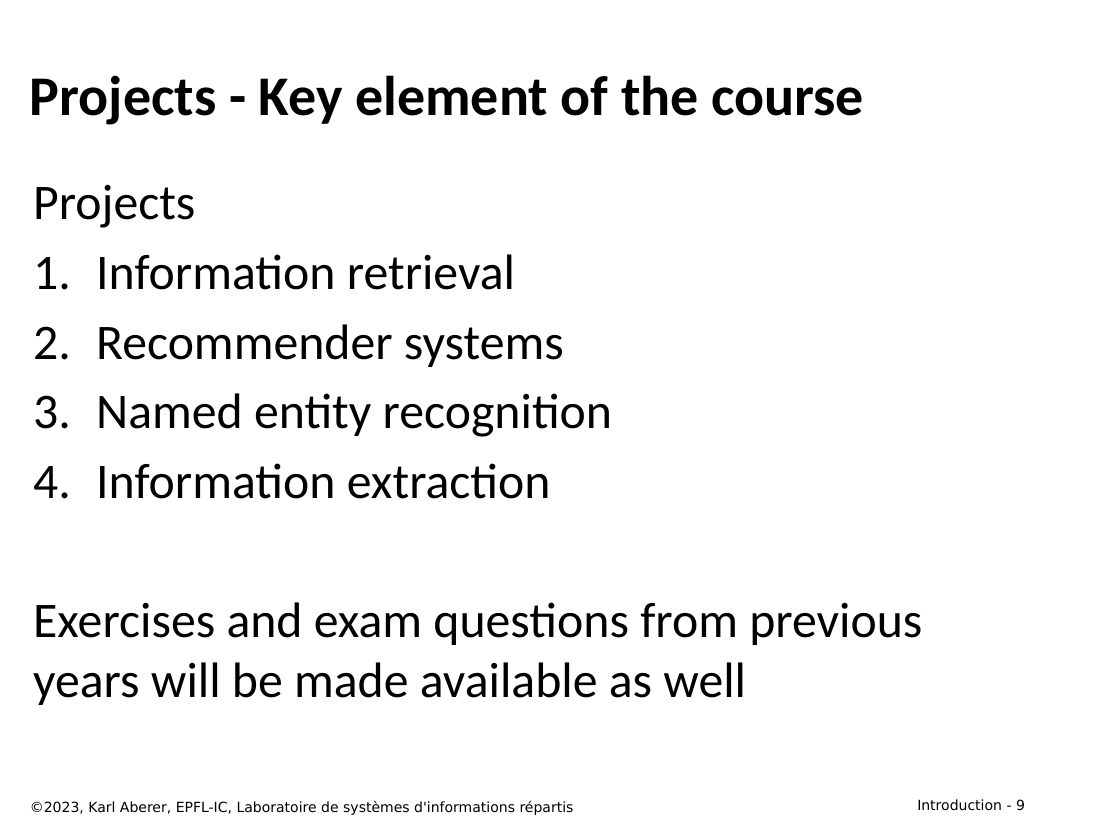
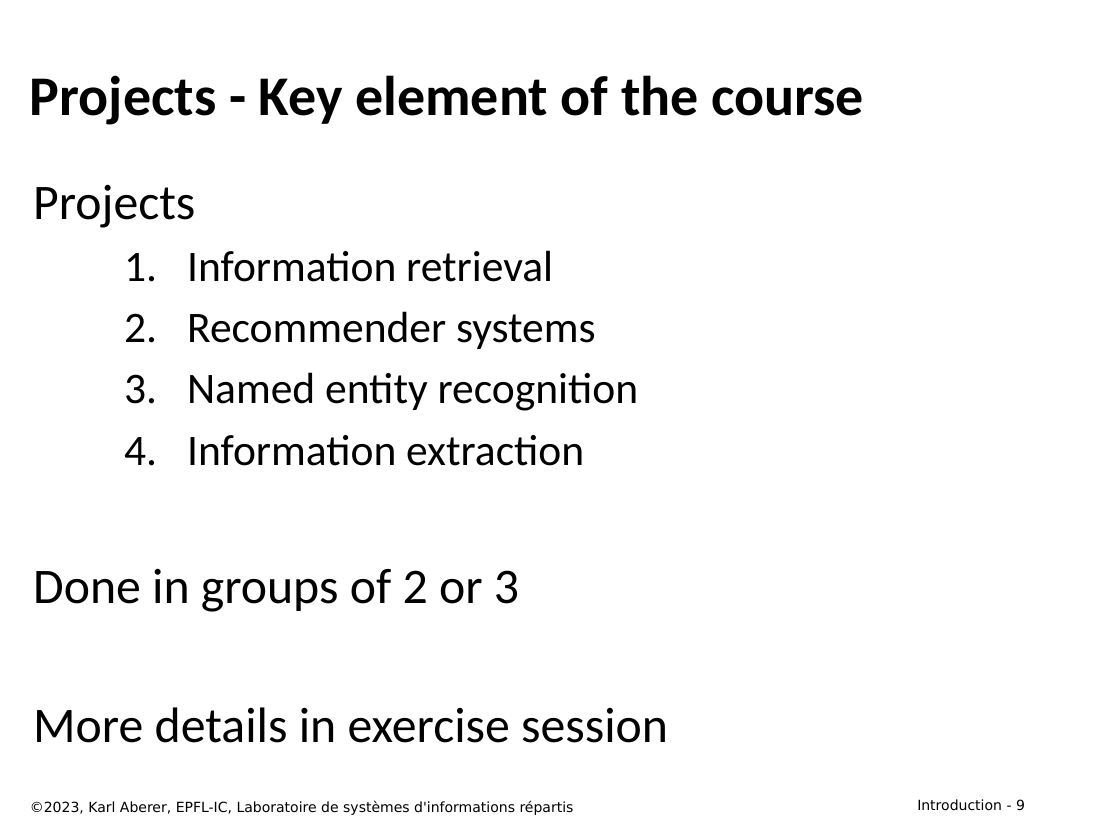
Before and after one commit to LSIR/DIS, a slide deck: slide 9 of Lectures/week 1/week 1 - Course Information 2023.pptx. Drawn at 1120x840 pixels with LibreOffice and Linux fonts; fonts in the diff are those of the drawing. Boxes give left, top, right and bottom in pixels: in the first picture for what was removed or moved away, otherwise in the second. Text is boxed around its words. In the diff, an @@ line names an element or a change of style, - is before the commit and + after.

```diff
--- a/Lectures/week 1/week 1 - Course Information 2023.pptx
+++ b/Lectures/week 1/week 1 - Course Information 2023.pptx
@@ text at <box>187,250,639,466</box>: size 32 to 28 pt in "Information retrieval", "Recommender systems", "Named entity recognition", "Information extraction"; list level 1 to 2 in "Information retrieval"; list level 1 to 2 in "Recommender systems"; list level 1 to 2 in "Named entity recognition"; list level 1 to 2 in "Information extraction" @@
@@ text at <box>33,568,668,743</box>: text changed @@
-Exercises and exam questions from previous years will be made available as well
+Done in groups of 2 or 3
+More details in exercise session
```
Also in this commit, not shown: 5 other slides changed, 1 slide removed, 3 other files.
